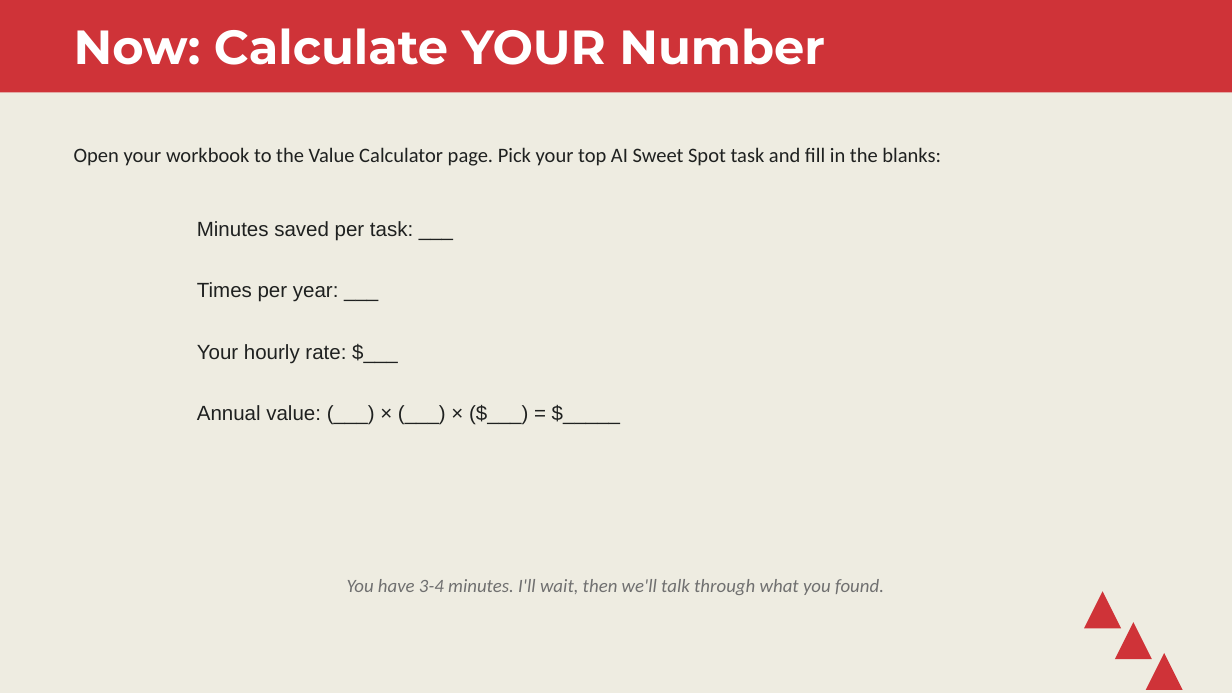
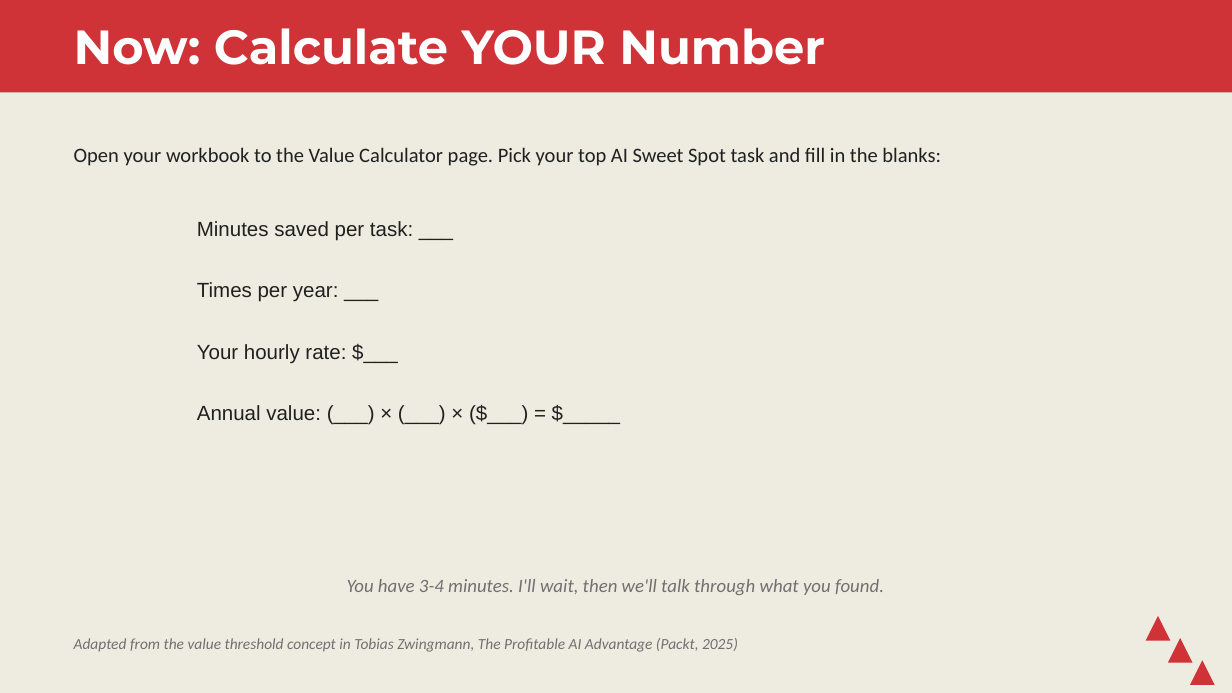
Before and after one commit to stringfestdata/map-excel-workflows-to-ai, a slide deck: slide 27 of workshop-slides.pptx (slide 26 before the commit). Drawn at 1232x693 pixels with LibreOffice and Linux fonts; fonts in the diff are those of the drawing. Boxes give left, top, right and bottom in pixels: in the first picture for what was removed or moved away, otherwise in the second. Text is boxed around its words. In the diff, an @@ line names an element or a change of style, - is before the commit and + after.

```diff
--- a/workshop-slides.pptx
+++ b/workshop-slides.pptx
@@ triangle: place and size @@
-triangle at bbox=[1115, 622, 1152, 659]
+triangle at bbox=[1146, 616, 1170, 641]
@@ text added at bbox=[74, 638, 738, 652], 9 pt, text #707070, italic @@
+Adapted from the value threshold concept in Tobias Zwingmann, The Profitable AI Advantage (Packt, 2025)
@@ triangle: place and size @@
-triangle at bbox=[1146, 653, 1183, 690]
+triangle at bbox=[1168, 638, 1193, 663]
@@ triangle: place and size @@
-triangle at bbox=[1084, 591, 1121, 628]
+triangle at bbox=[1190, 660, 1215, 685]
```
Also in this commit, not shown: 20 other slides changed, 2 slides added, 1 slide removed, 6 other files.
